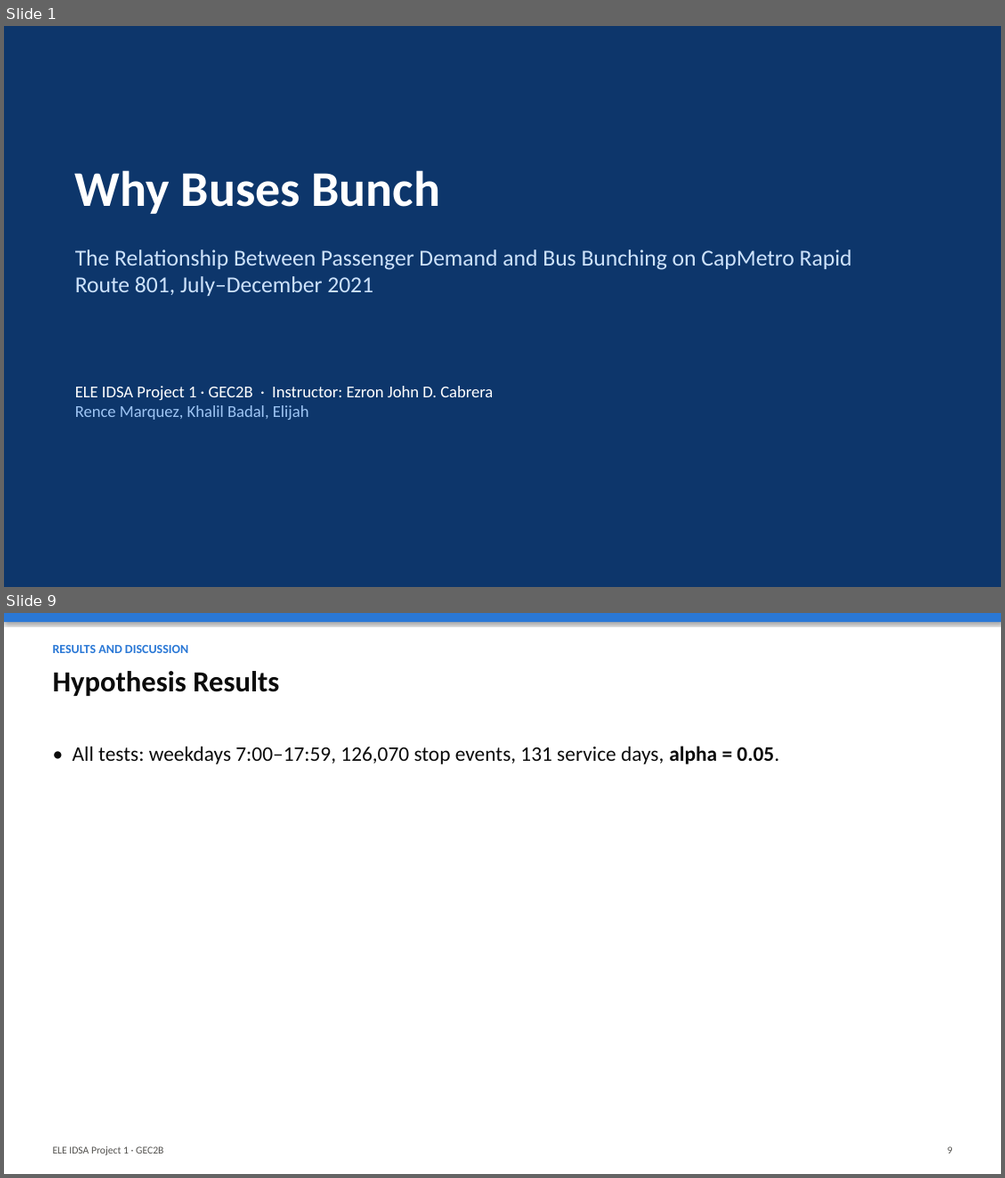
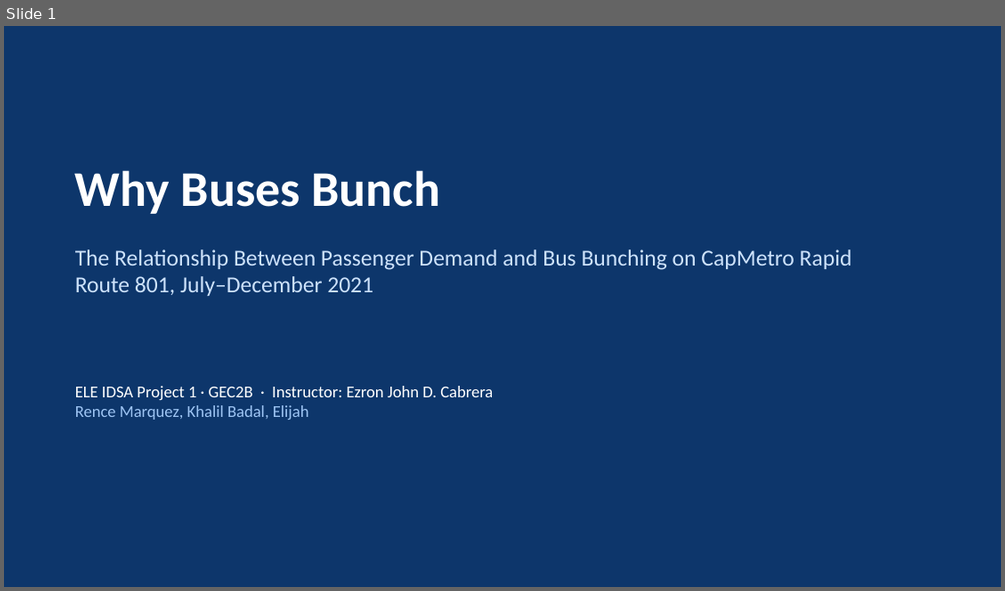
Before and after one commit to RJL-Marquez/ELE-IDSA-PROJECT-1, a slide deck: report/output/ELE_IDSA_Project1_Slides.pptx. Shown one above the other, each under a label of ours: slides 1 and 9 before the commit, slide 1 after it; the slides between them are not shown. The pictures are 1005x1178 and 1005x591 pixels, drawn with LibreOffice and Linux fonts; fonts in the diff are those of the drawing. Boxes give left, top, right and bottom in pixels: in the first picture for what was removed or moved away, otherwise in the second. Text is boxed around its words. In the diff, an @@ line names an element or a change of style, - is before the commit and + after.

```diff
--- a/report/output/ELE_IDSA_Project1_Slides.pptx
+++ b/report/output/ELE_IDSA_Project1_Slides.pptx
@@ slide 9 removed at (4,613,1001,1174), background #FFFFFF @@
@@ rectangle removed at (4,613,1001,622) @@
@@ text removed at (53,645,188,653) @@
-RESULTS AND DISCUSSION
@@ text removed at (53,671,279,696) @@
-Hypothesis Results
@@ text removed at (73,746,779,764) @@
-• All tests: weekdays 7:00–17:59, 126,070 stop events, 131 service days, alpha = 0.05.
@@ text removed at (53,1146,163,1155) @@
-ELE IDSA Project 1 · GEC2B
@@ text removed at (947,1146,953,1153) @@
-9
```
Also in this commit, not shown: 14 slides changed, 4 slides added, 1 other slide removed, 19 other files.
